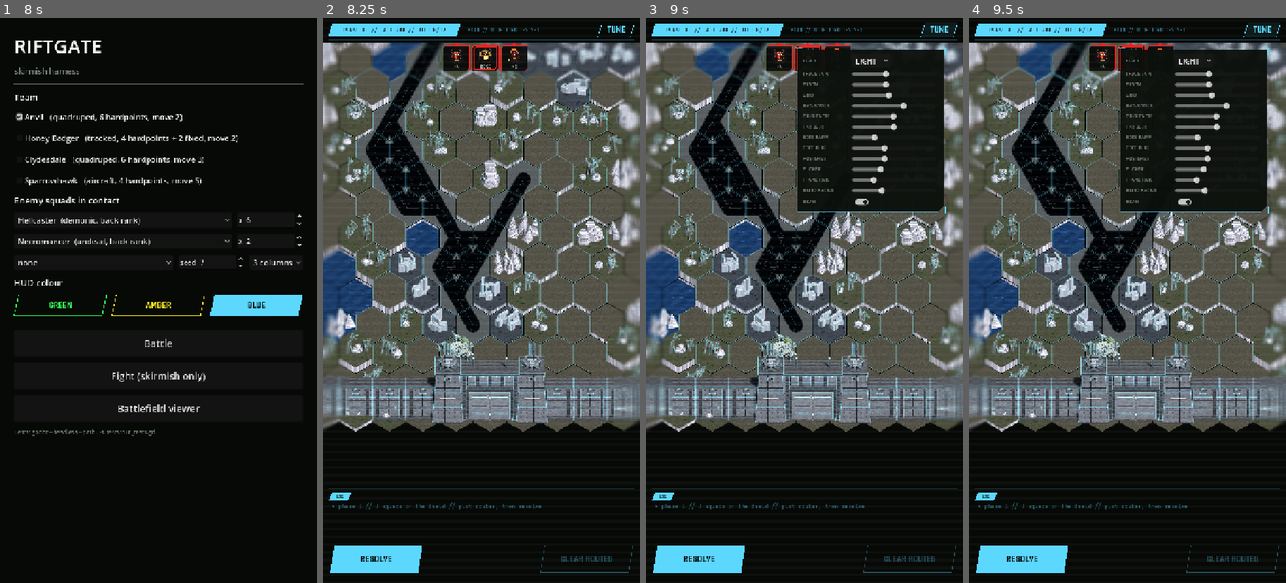
Above: before the commit, frames 1-4 (left to right).
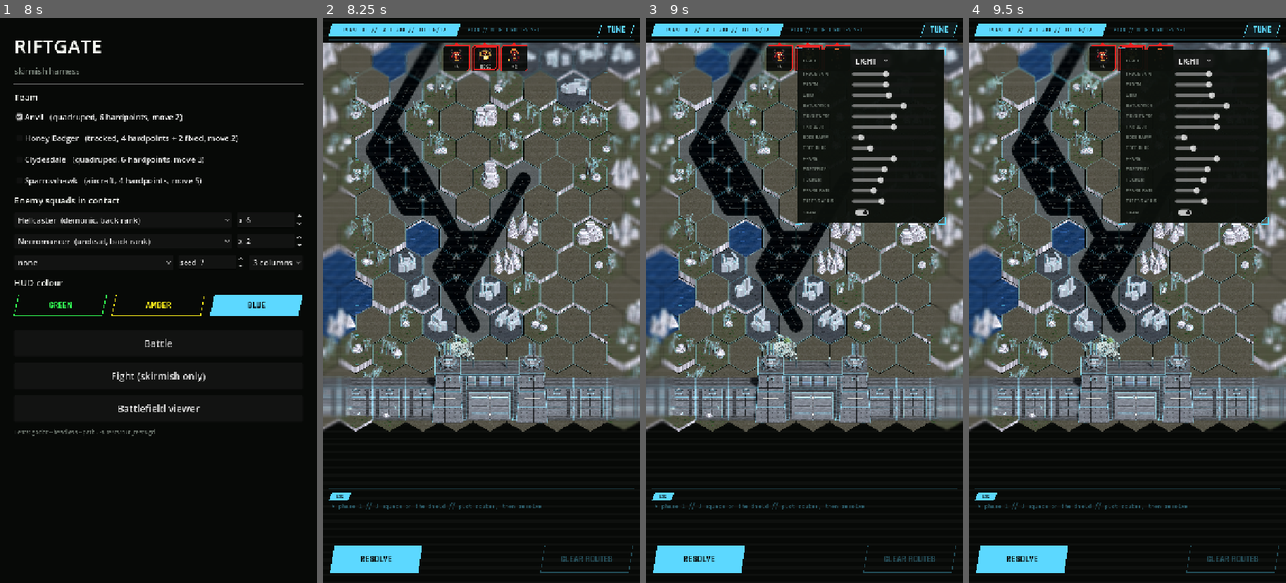
Above: after the commit, the same moments.

Repository: ryanjdmartin/riftgate
Game: Godot game, scene res://game/harness.tscn
The game is run twice, just before and just after one commit, with the same random seed, the same clock (stepped at 60 frames per second) and the same inputs.
Inputs:
- Up to frame 1 (8 s): click "Anvil (quadruped, 6 hardpoint…" at 0.5 s; click "Honey Badger (tracked, 4 hard…" at 1.25 s; click "Clydesdale (quadruped, 6 hard…" at 2 s; click "Sparrowhawk (aircraft, 4 hard…" at 2.75 s; click "Ghoul (undead, front rank)" at 3.5 s; click "none" at 4.25 s; click "3 columns" at 5 s; click "GREEN" at 5.75 s; click "AMBER" at 6.5 s; click "BLUE" at 7.25 s
- Up to frame 2 (8.25 s): click "Battle" at 8 s
- Up to frame 3 (9 s): click "TUNE" at 8.75 s
- Up to frame 4 (9.5 s): no input

Frame 1 is identical in both runs. In frame 2, 0.8% of the frame differs, in the area x 0-100%, y 4-73%; in frame 3, 2.0%; in frame 4, 2.1%.

Commit message:
The scan lights tall things where they appear on screen; a frame at the field's edges; subtler, more frequent flicker
The trace shader compares the scan bar against a point's projected screen depth (z by the pitch's sine minus height by its cosine) rather than its ground z, so the gate's top lights when the bar reaches it, not its footprint. The map view draws the field's two boundary lines in the display's light with a tick per row, the table's frame, and Ryan's near-instant ramp and halved blur are the defaults; a FRAME slider joins the tuner. The corrupted tear is shallower and more frequent.

Co-Authored-By: Claude Fable 5.1 <noreply@anthropic.com>

Diff:
--- a/game/battle/battle_map_view.gd
+++ b/game/battle/battle_map_view.gd
@@ -50,6 +50,7 @@
 var _painted: SubViewport = null     # the other world's flat bright map, rendered once
 var _painted2: SubViewport = null    # its second frame
 var sweep_on := true                 # the scan band; the tuner can stop it
+var frame_alpha := 0.5               # the field's boundary lines, the table's frame (Ryan, 21 September)
 var _mix: SubViewport = null         # the two worlds mixed by the bleed, screen-sized, drawn under the overlays
 var _composite: TextureRect = null   # the rect inside _mix that carries the bleed shader
 var _map_size := Vector2.ZERO        # the map in map pixels
@@ -288,6 +289,22 @@
 		# Everything from here to the edge tags is drawn in map space under the zoom and
 		# scroll. The grid itself is in the scene, lit, so raised ground hides it.
 		draw_set_transform(Vector2(scroll_x, scroll_y), 0.0, Vector2(zoom, zoom))
+		if frame_alpha > 0.0:
+			# The frame: the field's two boundary lines in the display's light, with a tick
+			# at every row, so the playable area has an edge and the blur runs into it.
+			var hex_w := sqrt(3.0) * HEX_SIZE
+			var left := _origin.x - hex_w * 0.5
+			var right := left + hex_w * (map.width + 0.5)
+			var top := _origin.y - HEX_SIZE
+			var bottom := _origin.y + Hex.to_pixel(map.gate, HEX_SIZE).y - HEX_SIZE * 1.5 * (BattleMap.GATE_ROWS - 0.5)
+			var fc := Color(hud, frame_alpha)
+			for x in [left, right]:
+				draw_line(Vector2(x, top), Vector2(x, bottom), fc, 2.0)
+				var y := top
+				while y < bottom:
+					var dir := 1.0 if x == left else -1.0
+					draw_line(Vector2(x, y), Vector2(x + 8.0 * dir, y), fc, 2.0)
+					y += HEX_SIZE * 1.5
 	else:
 		draw_set_transform(Vector2(scroll_x, scroll_y), 0.0, Vector2(zoom, zoom))
 		# Headless: the painted map, so the view still lays out and the structures still show.
--- a/game/battle/bleed.gdshader
+++ b/game/battle/bleed.gdshader
@@ -30,8 +30,8 @@
 uniform float focus_falloff = 180.0;         // map pixels over which the blur reaches its maximum
 uniform float blur_max = 3.0;                // the blur's tap spacing at its maximum, in screen pixels
 uniform vec2 play_x = vec2(0.0, 1.0);        // the playable field's left and right, in map pixels
-uniform float edge_fade = 90.0;              // map pixels past the field over which the side blur reaches full strength (smaller is harder)
-uniform float edge_blur = 3.0;               // the side blur's maximum
+uniform float edge_fade = 30.0;              // map pixels past the field over which the side blur reaches full strength (smaller is harder)
+uniform float edge_blur = 1.6;               // the side blur's maximum
 
 float bleed_at(vec2 px) {
 	float m = 1.0 - clamp((px.y - grad.x) / max(1.0, grad.y - grad.x), 0.0, 1.0);
@@ -120,8 +120,8 @@
 	// The corrupted side is input the display cannot hold: rarely, a band of it tears.
 	float band = floor(px.y / 6.0);
 	float tick = floor(TIME * 9.0);
-	float flick = step(0.997, fract(sin(band * 12.9898 + tick * 7.31) * 43758.5453)) * flicker;
-	other.rgb *= 1.0 - 0.22 * flick;
+	float flick = step(0.992, fract(sin(band * 12.9898 + tick * 7.31) * 43758.5453)) * flicker;
+	other.rgb *= 1.0 - 0.12 * flick;
 	COLOR = (k > bayer(c)) ? other : scene;
 	float luma = dot(COLOR.rgb, vec3(0.299, 0.587, 0.114));
 	COLOR.rgb = mix(vec3(luma), COLOR.rgb, saturation) * brightness;
--- a/game/battle/map_3d.gd
+++ b/game/battle/map_3d.gd
@@ -304,11 +304,12 @@
 
 ## Where the scan band is, as a map-pixel y: the traces and the grid under it brighten.
 func set_sweep(map_y: float) -> void:
-	var z := (map_y - _origin.y) / (_ppu * _sin)
-	if _light_mat != null:
-		_light_mat.set_shader_parameter("sweep_z", z)
-	if _grid_mat != null:
-		_grid_mat.set_shader_parameter("sweep_z", z)
+	var p := (map_y - _origin.y) / _ppu   # projected depth: what the shader computes from z and height
+	for m in [_light_mat, _grid_mat]:
+		if m != null:
+			m.set_shader_parameter("sweep_p", p)
+			m.set_shader_parameter("sin_pitch", _sin)
+			m.set_shader_parameter("cos_pitch", _cos)
 
 
 var _env: Environment = null
--- a/game/battle/map_tuner.gd
+++ b/game/battle/map_tuner.gd
@@ -24,8 +24,11 @@
 	_slider("SATURATION", 0.0, 1.6, 1.0, func(v: float) -> void: _map.tune("saturation", v))
 	_slider("BRIGHTNESS", 0.4, 1.6, 1.0, func(v: float) -> void: _map.tune("brightness", v))
 	_slider("FAR BLUR", 0.0, 6.0, 3.0, func(v: float) -> void: _map.tune("blur_max", v))
-	_slider("EDGE RAMP", 20.0, 300.0, 90.0, func(v: float) -> void: _map.tune("edge_fade", v))   # smaller is harder
-	_slider("EDGE BLUR", 0.0, 8.0, 3.0, func(v: float) -> void: _map.tune("edge_blur", v))
+	_slider("EDGE RAMP", 10.0, 300.0, 30.0, func(v: float) -> void: _map.tune("edge_fade", v))   # smaller is harder
+	_slider("EDGE BLUR", 0.0, 8.0, 1.6, func(v: float) -> void: _map.tune("edge_blur", v))
+	_slider("FRAME", 0.0, 1.0, 0.5, func(v: float) -> void:
+		_map.frame_alpha = v
+		_map.queue_redraw())
 	_slider("POSTERIZE", 2.0, 10.0, 5.0, func(v: float) -> void: _map.tune("levels", v))
 	_slider("FLICKER", 0.0, 3.0, 1.0, func(v: float) -> void: _map.tune("flicker", v))
 	_slider("FRAME RATE", 0.2, 6.0, 1.6, func(v: float) -> void: _map.tune("anim_rate", v))
--- a/game/battle/trace.gdshader
+++ b/game/battle/trace.gdshader
@@ -10,9 +10,11 @@
 uniform float base = 0.55;       // steady brightness: a high floor, so the lines always read
 uniform float pulse = 1.6;       // the extra at the scan's leading edge, past the bloom threshold
 uniform float gain = 1.0;        // the tuner's overall multiplier
-uniform float sweep_z = -1.0e6;  // world z of the scan band (it moves toward +z, down the screen)
-uniform float lead = 14.0;       // world units the light reaches ahead of the band: it snaps on
-uniform float tail = 80.0;       // world units the light lingers behind it: it fades in the wake
+uniform float sweep_p = -1.0e6;  // the scan band's projected depth: map pixels below hex (0,0), per unit
+uniform float sin_pitch = 0.669; // the camera's pitch, so a tall thing's top counts where it appears on screen
+uniform float cos_pitch = 0.743;
+uniform float lead = 10.0;       // projected units the light reaches ahead of the band: it snaps on
+uniform float tail = 55.0;       // projected units the light lingers behind it: it fades in the wake
 
 varying vec3 wpos;
 
@@ -22,7 +24,8 @@
 
 void fragment() {
 	// Light snaps on just ahead of the band and decays behind it, like a wake.
-	float d = wpos.z - sweep_z;
+	// Where this point sits on screen, not on the ground: height lifts it toward the bar.
+	float d = (wpos.z * sin_pitch - wpos.y * cos_pitch) - sweep_p;
 	float w = (d > 0.0) ? exp(-(d / lead) * (d / lead)) : exp(d / tail * 2.2);
 	float k = (base + pulse * w) * gain;
 	ALBEDO = color * min(k, 1.0);
